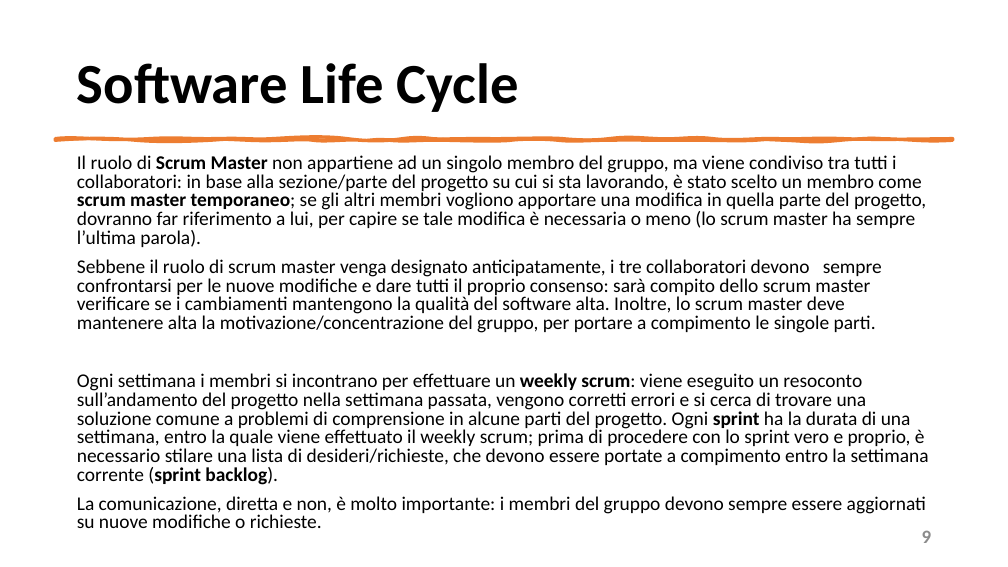
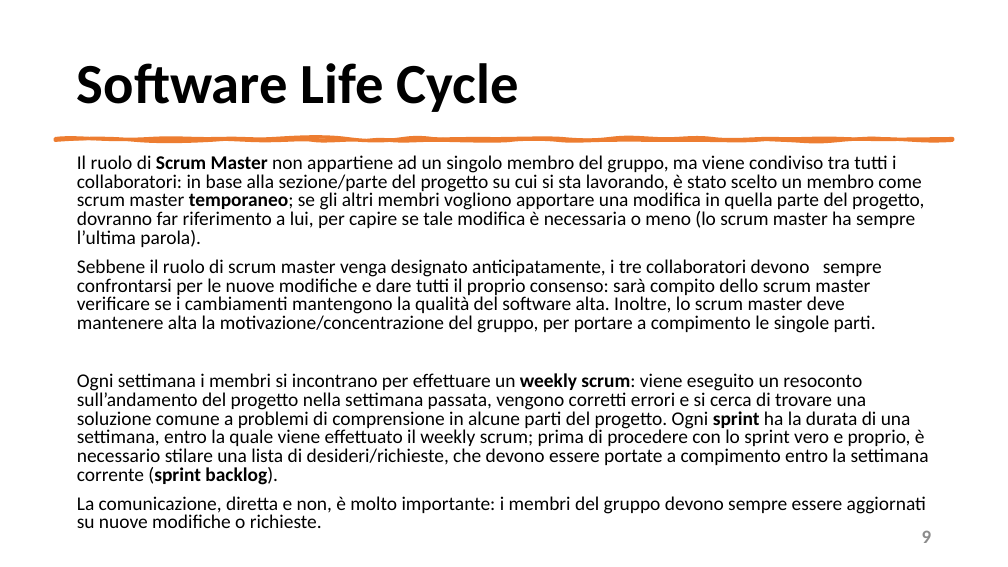
Before and after one commit to mangilimatteo/Progetto_Ingegneria_Software_Cattaneo_Mangili_Saini, a slide deck: slide 9 of Presentazione/Presentazione_Progetto.pptx. Drawn at 1008x567 pixels with LibreOffice and Linux fonts; fonts in the diff are those of the drawing. Boxes give left, top, right and bottom in pixels: in the first picture for what was removed or moved away, otherwise in the second. Text is boxed around its words. In the diff, an @@ line names an element or a change of style, - is before the commit and + after.

```diff
--- a/Presentazione/Presentazione_Progetto.pptx
+++ b/Presentazione/Presentazione_Progetto.pptx
@@ text at (77,155,924,247): bold off in "scrum master" @@
```
Also in this commit, not shown: 1 other slide changed.
